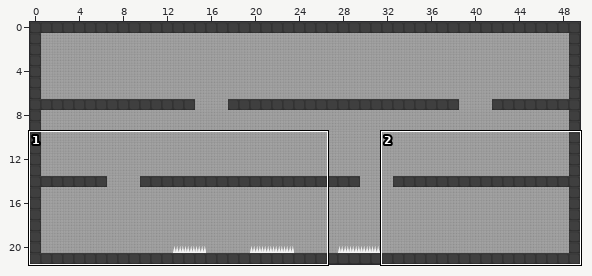
Level history. Tiled map: android/assets/maps/map2.tmx. The first picture is a wide view before the edit; the outline marks the close-up.
Close-up. Before the commit:
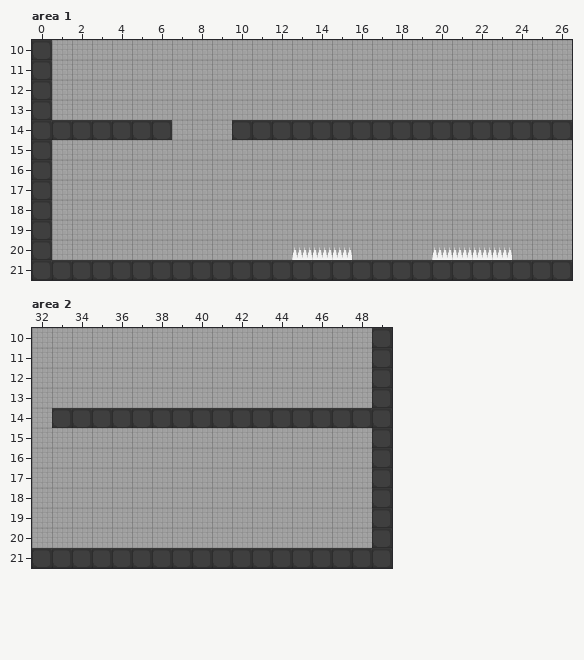
Cells are 32x32 px. Shown: area 1 x 0..26, y 10..21; area 2 x 32..49, y 10..21. The commit also changed other parts of the map, which this record leaves out.
Once edited:
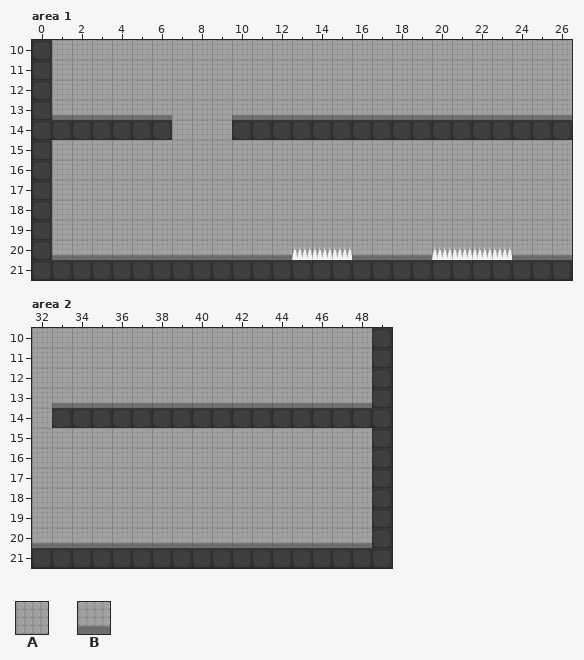
Key: from "tiles": A 1 "tileBG", B 4 "tileBGbot".
_ is an empty cell, . an unchanged one.
The edit:
--- layer "Background", area 1
@@ x 1..26 @@
-13 AAAAAA...AAAAAAAAAAAAAAAAA
+13 BBBBBB...BBBBBBBBBBBBBBBBB
@@ x 1..26 @@
-20 AAAAAAAAAAAA...AAAA....AAA
+20 BBBBBBBBBBBB...BBBB....BBB
--- layer "Background", area 2
@@ x 33..48 @@
-13 AAAAAAAAAAAAAAAA
+13 BBBBBBBBBBBBBBBB
@@ x 32..48 @@
-20 AAAAAAAAAAAAAAAAA
+20 BBBBBBBBBBBBBBBBB
Changed places in both close-ups, as pixel boxes (x1, y1, x2, y2):
changed: (52, 115, 172, 120)
changed: (232, 115, 572, 120)
changed: (52, 255, 292, 260)
changed: (352, 255, 432, 260)
changed: (512, 255, 572, 260)
changed: (52, 403, 372, 408)
changed: (32, 543, 372, 548)
